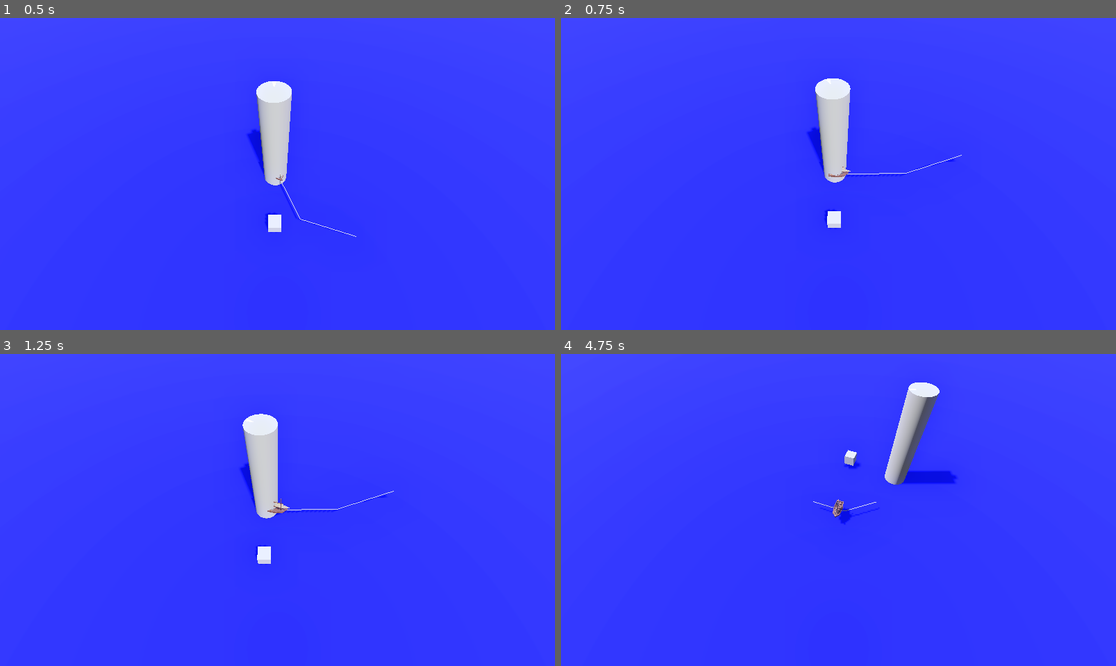
Above: before the commit, frames 1-4 (two rows, left to right).
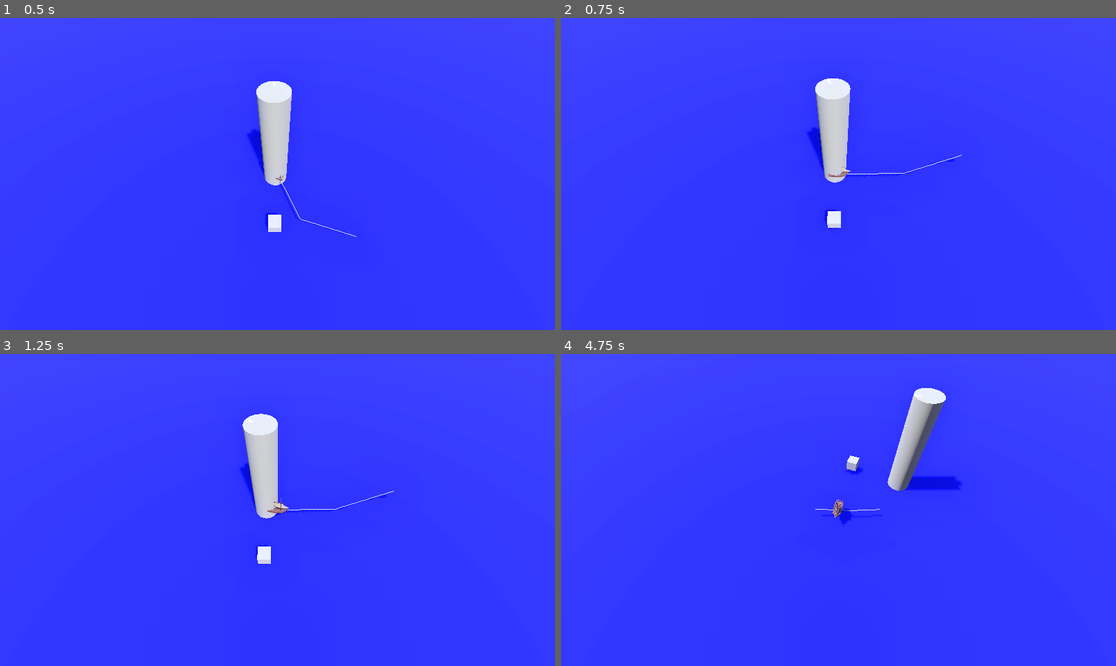
Above: after the commit, the same moments.

Repository: Yrthgze/Lighthouse
Game: Godot game, scene res://scenes/main_level.tscn
The game is run twice, just before and just after one commit, with the same random seed, the same clock (stepped at 60 frames per second) and the same inputs.
Inputs (mouse positions are in pixels of both pictures, inside the frame that each line leads up to):
- Up to frame 1 (0.5 s): no input
- Up to frame 2 (0.75 s): move the mouse to (960, 158) at 0.52 s; hold D (rotate_lighthouse_right) from 0.53 s (still down); click (960, 158) at 0.67 s
- Up to frame 3 (1.25 s): keep holding D (rotate_lighthouse_right)
- Up to frame 4 (4.75 s): move the mouse to (727, 525) at 1.27 s; release D (rotate_lighthouse_right) at 1.28 s; hold Q (rotate_left) 1.28-2.03 s; move the mouse to (894, 441) at 2.02 s; hold D (rotate_lighthouse_right) 2.03-3.53 s; move the mouse to (810, 572) at 2.77 s; click (810, 572) at 2.92 s; move the mouse to (1005, 556) at 3.52 s; hold Q (rotate_left) from 3.53 s (still down); move the mouse to (672, 463) at 4.27 s

Frame 1 is identical in both runs. In frame 2, less than 0.1% of the frame differs, in the area x 57-71%, y 44-51%; in frame 3, less than 0.1%; in frame 4, 2.4%, in the area x 45-73%, y 9-54%.

Commit message:
[TheLighthouse]: Normalizing 3d vector in 2d form due to Y axis not taking part

Diff:
--- a/scenes/characters/allies/boat.tscn
+++ b/scenes/characters/allies/boat.tscn
@@ -24,7 +24,7 @@
 
 [node name="NavigationPathFollower" type="PathFollow3D" parent="NavigationPath"]
 unique_name_in_owner = true
-transform = Transform3D(-0.924486, -0.00562229, -0.380969, 0, 0.999857, -0.0147544, 0.381011, -0.0136419, -0.924384, 0, 0, 0)
+transform = Transform3D(-0.924486, -0.00562231, -0.38097, 0, 0.999857, -0.0147544, 0.381012, -0.0136419, -0.924384, 0, 0, 0)
 rotation_mode = 2
 loop = false
 metadata/_edit_group_ = true
--- a/scripts/allies/boat.gd
+++ b/scripts/allies/boat.gd
@@ -57,19 +57,25 @@
 	move_speed = get_current_speed(nav_path_follower.progress_ratio)
 	advance_curve_progress(move_speed * delta)
 
+func get_xz(v3:Vector3) -> Vector2:
+	return Vector2(v3.x, v3.z)
+
+func normalize_xz(v3:Vector3) -> Vector3:
+	var v2 = get_xz(v3)
+	v2 = v2.normalized()
+	return Vector3(v2.x, 0, v2.y)
+
 func get_target_direction(target_pos: Vector3) -> DIRECTION:
-	var actual_pos = get_real_position()
-	var current_pos_2d = Vector2(actual_pos.x, actual_pos.z)
+	var current_pos = get_real_position()
 	var basis_matrix = nav_path_follower.transform.basis
 	var current_forward_2d = Vector2(-basis_matrix.z.x, -basis_matrix.z.z)
-	var target_pos_2d = Vector2(target_pos.x, target_pos.z)
 
 	# Calculate direction towards the objective
-	var direction_to_target_2d = (target_pos_2d - current_pos_2d).normalized()
+	var direction_to_target_2d = normalize_xz(target_pos - current_pos)
 	# Normalize, just in case
 	current_forward_2d = current_forward_2d.normalized()
 	# Calculate the determinant
-	var determinant = current_forward_2d.x * direction_to_target_2d.y - current_forward_2d.y * direction_to_target_2d.x
+	var determinant = current_forward_2d.x * direction_to_target_2d.z - current_forward_2d.y * direction_to_target_2d.x
 	# Detect the direction from the determinant
 	if determinant > 0:
 		return DIRECTION.RIGHT
@@ -78,18 +84,16 @@
 
 func get_turn_direction_point(start_pos: Vector3,target_pos: Vector3) -> Vector3:
 	var direction_vector = target_pos - start_pos
-	# Make sure the y axis doesnt influence the calculus
-	direction_vector.y = 0
+
 	var direction = get_target_direction(target_pos)
-	var direction_normalized = direction_vector.normalized()
+	var direction_normalized = normalize_xz(direction_vector)
 	var mid_point = (start_pos + target_pos) / 2
-
 	# Get the normal to direction vector, I THINK THIS ONE
 	#var normal = Vector3(direction_vector.z, 0, -direction_vector.x)
 	#normal.x = sign(normal.x)
 	#normal.z = sign(normal.z)
 	#3. Obtener la normal (perpendicular) al vector de dirección para definir la base de cálculo
-	var normal_vector = Vector3(direction_normalized.z, 0, -direction_normalized.x)
+	var normal_vector = Vector3(direction_normalized.y, 0, -direction_normalized.x)
 
 	mid_point += direction * normal_vector * rotation_speed
 	return mid_point
@@ -98,12 +102,12 @@
 	var points_in = {}
 
 	# Calcula la dirección del punto "in" del punto medio
-	var direction_to_mid = (mid_point - start_point).normalized()
+	var direction_to_mid = normalize_xz(mid_point - start_point)
 	var mid_in_point = mid_point - direction_to_mid * distance_factor
 	points_in["mid_in"] = -mid_in_point
 
 	# Calcula la dirección del punto "in" del punto objetivo
-	var direction_to_target = (target_point - mid_point).normalized()
+	var direction_to_target = normalize_xz(target_point - mid_point)
 	var target_in_point = target_point - direction_to_target * distance_factor
 	points_in["target_in"] = -target_in_point
 
